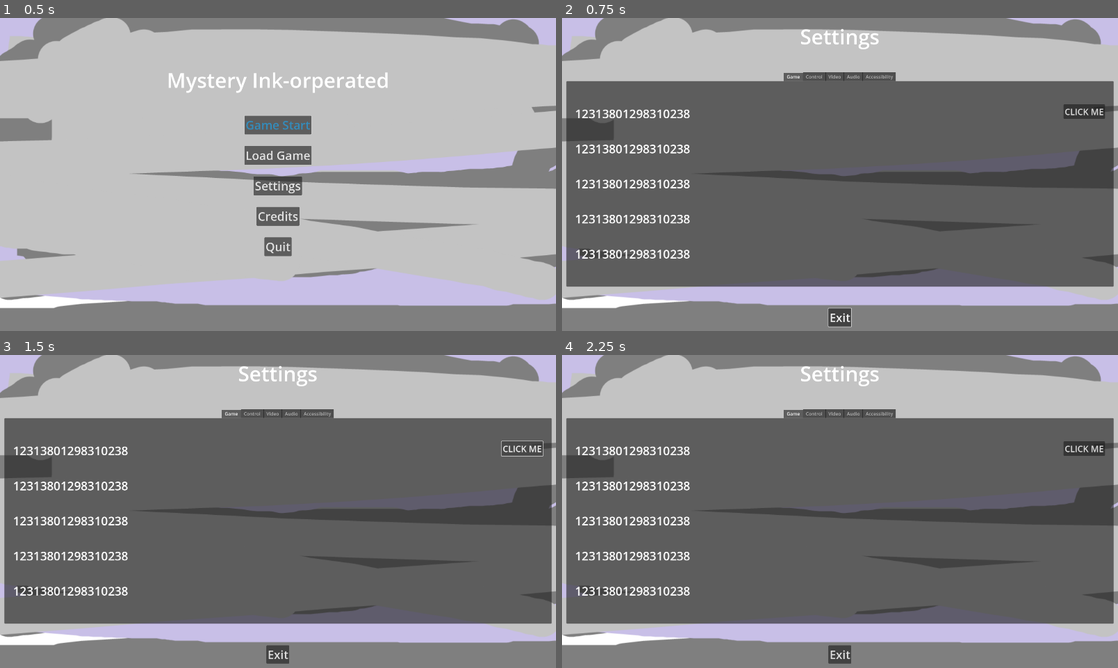
Above: before the commit, frames 1-4 (two rows, left to right).
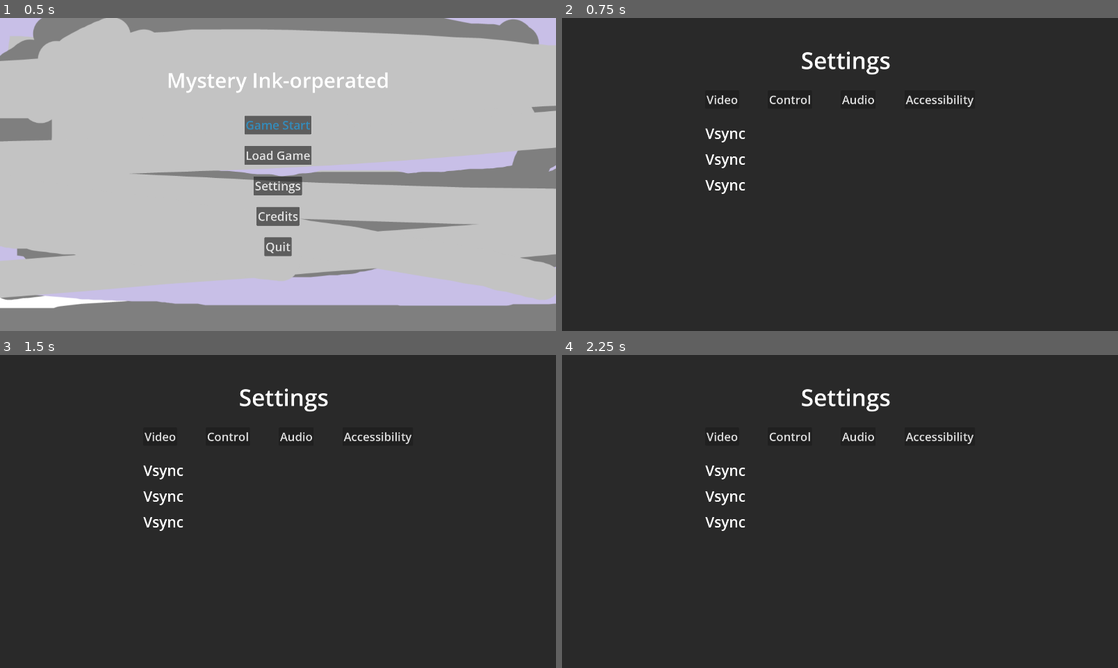
Above: after the commit, the same moments.

Repository: GDYUClub/term-project-w25
Game: Godot game, scene res://src/main/main_menu.tscn
Two runs of this game, one before a commit and one after it. Both use one fixed random seed, a clock stepped at 60 frames per second and the inputs below.
Inputs (mouse positions are in pixels of both pictures, inside the frame that each line leads up to):
- Up to frame 1 (0.5 s): no input
- Up to frame 2 (0.75 s): click "Settings" at 0.5 s
- Up to frame 3 (1.5 s): click (522, 448) at 1.25 s, where only the run before the commit has a clickable "CLICK ME"
- Up to frame 4 (2.25 s): click (840, 552) at 2 s, where only the run after the commit has a clickable "Credits"

Frame 1 is identical in both runs. In frame 2, 100% of the frame differs, in the area x 0-100%, y 0-100%; in frame 3, 100%; in frame 4, 100%.

Commit message:
Removal of tab Table
Removed Tab Table: for better control and easier implementation of keybind window.

Known Bugs/Not Finished:
1. Keyboard Nav hasn't been implemented
2. Credit menu still using tab table
3. Keyboard Nav can be buggy at times (selecting an button that doesn't exist, forcing user to click tab again)
4. Naming of nodes are unfinished, and files might be named wrong
5. Code isn't formatted completely

Diff:
--- a/src/main/main_menu.tscn
+++ b/src/main/main_menu.tscn
@@ -135,3 +135,156 @@
 [node name="CreditsMenu" parent="." instance=ExtResource("4_7gfv7")]
 visible = false
 layout_mode = 1
+
+[node name="SettingMenuv2" type="Popup" parent="."]
+size = Vector2i(1920, 1080)
+min_size = Vector2i(1920, 1080)
+max_size = Vector2i(1920, 1080)
+
+[node name="ColorRect" type="ColorRect" parent="SettingMenuv2"]
+anchors_preset = 15
+anchor_right = 1.0
+anchor_bottom = 1.0
+offset_right = 900.0
+offset_bottom = 900.0
+grow_horizontal = 2
+grow_vertical = 2
+color = Color(0.162066, 0.162066, 0.162066, 1)
+metadata/_edit_use_anchors_ = true
+
+[node name="Label" type="Label" parent="SettingMenuv2"]
+anchors_preset = 15
+anchor_right = 1.0
+anchor_bottom = 1.0
+offset_left = 825.0
+offset_top = 90.0
+offset_right = 825.0
+offset_bottom = 90.0
+grow_horizontal = 2
+grow_vertical = 2
+size_flags_horizontal = 4
+theme_override_font_sizes/font_size = 80
+text = "Settings"
+
+[node name="SettingMenu" type="VBoxContainer" parent="SettingMenuv2"]
+anchors_preset = 5
+anchor_left = 0.5
+anchor_right = 0.5
+offset_left = -360.5
+offset_top = 250.0
+offset_right = 360.5
+offset_bottom = 313.0
+grow_horizontal = 2
+theme_override_constants/separation = 50
+
+[node name="ButtonBox" type="HBoxContainer" parent="SettingMenuv2/SettingMenu"]
+layout_mode = 2
+size_flags_horizontal = 4
+size_flags_vertical = 0
+theme_override_constants/separation = 100
+
+[node name="Video" type="Button" parent="SettingMenuv2/SettingMenu/ButtonBox"]
+layout_mode = 2
+theme_override_font_sizes/font_size = 40
+text = "Video
+"
+
+[node name="Control" type="Button" parent="SettingMenuv2/SettingMenu/ButtonBox"]
+layout_mode = 2
+theme_override_font_sizes/font_size = 40
+text = "Control"
+
+[node name="Audio" type="Button" parent="SettingMenuv2/SettingMenu/ButtonBox"]
+layout_mode = 2
+theme_override_font_sizes/font_size = 40
+text = "Audio
+"
+
+[node name="Accessibility" type="Button" parent="SettingMenuv2/SettingMenu/ButtonBox"]
+layout_mode = 2
+theme_override_font_sizes/font_size = 40
+text = "Accessibility"
+
+[node name="SettingContainer" type="VBoxContainer" parent="SettingMenuv2/SettingMenu"]
+layout_mode = 2
+
+[node name="VideoSetting" type="GridContainer" parent="SettingMenuv2/SettingMenu/SettingContainer"]
+layout_mode = 2
+theme_override_constants/v_separation = 20
+
+[node name="Vsync" type="Label" parent="SettingMenuv2/SettingMenu/SettingContainer/VideoSetting"]
+layout_mode = 2
+theme_override_font_sizes/font_size = 50
+text = "Vsync"
+
+[node name="Vsync2" type="Label" parent="SettingMenuv2/SettingMenu/SettingContainer/VideoSetting"]
+layout_mode = 2
+theme_override_font_sizes/font_size = 50
+text = "Vsync"
+
+[node name="Vsync3" type="Label" parent="SettingMenuv2/SettingMenu/SettingContainer/VideoSetting"]
+layout_mode = 2
+theme_override_font_sizes/font_size = 50
+text = "Vsync"
+
+[node name="ControlSetting" type="GridContainer" parent="SettingMenuv2/SettingMenu/SettingContainer"]
+visible = false
+layout_mode = 2
+theme_override_constants/v_separation = 20
+
+[node name="Vsync" type="Label" parent="SettingMenuv2/SettingMenu/SettingContainer/ControlSetting"]
+layout_mode = 2
+theme_override_font_sizes/font_size = 50
+text = "askdjalsd"
+
+[node name="Vsync2" type="Label" parent="SettingMenuv2/SettingMenu/SettingContainer/ControlSetting"]
+layout_mode = 2
+theme_override_font_sizes/font_size = 50
+text = "Vsyncasdkmanslkdj"
+
+[node name="Vsync3" type="Label" parent="SettingMenuv2/SettingMenu/SettingContainer/ControlSetting"]
+layout_mode = 2
+theme_override_font_sizes/font_size = 50
+text = "Vsyncaskdjalskdjalsjdas"
+
+[node name="AudioSetting" type="GridContainer" parent="SettingMenuv2/SettingMenu/SettingContainer"]
+visible = false
+layout_mode = 2
+theme_override_constants/v_separation = 20
+
+[node name="Vsync" type="Label" parent="SettingMenuv2/SettingMenu/SettingContainer/AudioSetting"]
+layout_mode = 2
+theme_override_font_sizes/font_size = 50
+text = "Volume"
+
+[node name="Vsync2" type="Label" parent="SettingMenuv2/SettingMenu/SettingContainer/AudioSetting"]
+layout_mode = 2
+theme_override_font_sizes/font_size = 50
+text = "Master Volume"
+
+[node name="Vsync3" type="Label" parent="SettingMenuv2/SettingMenu/SettingContainer/AudioSetting"]
+layout_mode = 2
+theme_override_font_sizes/font_size = 50
+text = "Random Volume
+"
+
+[node name="AcessibilitySetting" type="GridContainer" parent="SettingMenuv2/SettingMenu/SettingContainer"]
+visible = false
+layout_mode = 2
+theme_override_constants/v_separation = 20
+
+[node name="Vsync" type="Label" parent="SettingMenuv2/SettingMenu/SettingContainer/AcessibilitySetting"]
+layout_mode = 2
+theme_override_font_sizes/font_size = 50
+text = "Colour Blindness"
+
+[node name="Vsync2" type="Label" parent="SettingMenuv2/SettingMenu/SettingContainer/AcessibilitySetting"]
+layout_mode = 2
+theme_override_font_sizes/font_size = 50
+text = "aslkhdlkajdk"
+
+[node name="Vsync3" type="Label" parent="SettingMenuv2/SettingMenu/SettingContainer/AcessibilitySetting"]
+layout_mode = 2
+theme_override_font_sizes/font_size = 50
+text = "idk
+"
--- a/src/main/main_menu_script.gd
+++ b/src/main/main_menu_script.gd
@@ -12,25 +12,40 @@
 	#levels and menus
 @onready var start_level = preload("res://src/main/main.tscn") # preload the main scene and stor in memory
 @onready var main_menu_margin_container = $MainMenu as MarginContainer
-@onready var setting_menu = $SettingMenu as SettingMenuScreen
 @onready var credits_menu = $CreditsMenu as CreditsMenuScreen
 
 
+	#setting Menu
+@onready var setting_menu = $SettingMenuv2
+@onready var video_setting = $SettingMenuv2/SettingMenu/SettingContainer/VideoSetting
+@onready var control_setting = $SettingMenuv2/SettingMenu/SettingContainer/ControlSetting
+@onready var audio_setting = $SettingMenuv2/SettingMenu/SettingContainer/AudioSetting
+@onready var acessbility_setting = $SettingMenuv2/SettingMenu/SettingContainer/AcessibilitySetting
+@onready var video_button = $SettingMenuv2/SettingMenu/ButtonBox/Video
+@onready var control_button = $SettingMenuv2/SettingMenu/ButtonBox/Control
+@onready var audio_button = $SettingMenuv2/SettingMenu/ButtonBox/Audio
+@onready var acessibility_button = $SettingMenuv2/SettingMenu/ButtonBox/Accessibility
+
+
+
+# HANDLE CONNECTION
 func _ready():
 	$MainMenu/ButtonBox/VerticalButtonBox/GameStartButton.grab_focus()
 	handle_connecting_signals()
 
-func on_setting_down() -> void:
-	main_menu_margin_container.visible = false;
-	setting_menu.set_process(true)
-	setting_menu.visible = true;
-	$SettingMenu/SettingMenuMargin/SettingTitleBox/QuitButton.grab_focus()
+func handle_connecting_signals() -> void:
+	start_button.button_down.connect(on_start_down)
+	setting_button.button_down.connect(on_setting_down)
+	credits_button.button_down.connect(on_credits_down)
+	quit_button.button_down.connect(on_quit_down)
+	credits_menu.quit_credits_menu	.connect(on_quit_credits_menu)
+	#setting
+	video_button.button_down.connect(_on_video_setting_pressed)
+	control_button.button_down.connect(_on_control_setting_pressed)
+	audio_button.button_down.connect(_on_audio_setting_pressed)
+	acessibility_button.button_down.connect(_on_acessibility_setting_pressed)
 
-func on_credits_down() -> void:
-	main_menu_margin_container.visible = false;
-	credits_menu.set_process(true)
-	credits_menu.visible = true;
-	$CreditsMenu/CreditsMenuMargin/CreditsTitleBox/QuitButton.grab_focus()
+
 
 func on_start_down() -> void:
 	get_tree().change_scene_to_packed(start_level)
@@ -38,20 +53,45 @@
 func on_quit_down() -> void:
 	get_tree().quit()
 
+
+
+## ALL CREDIT MENU FUCNTION
+func on_credits_down() -> void:
+	main_menu_margin_container.visible = false;
+	credits_menu.set_process(true)
+	credits_menu.visible = true;
+	$CreditsMenu/CreditsMenuMargin/CreditsTitleBox/QuitButton.grab_focus()
+func on_quit_credits_menu() -> void:
+	main_menu_margin_container.visible = true;
+	credits_menu.visible = false;
+	$MainMenu/ButtonBox/VerticalButtonBox/CreditsButton.grab_focus()
+
+## ALL SETTING MENU FUNCTION
 func on_quit_setting_menu() -> void:
 	main_menu_margin_container.visible = true;
 	setting_menu.visible = false;
 	$MainMenu/ButtonBox/VerticalButtonBox/SettingButton.grab_focus()
 
-func on_quit_credits_menu() -> void:
-	main_menu_margin_container.visible = true;
-	credits_menu.visible = false;
-	$MainMenu/ButtonBox/VerticalButtonBox/CreditsButton.grab_focus()
+func on_setting_down() -> void:
+	setting_menu.popup_centered()
+	hide_settings()
+	video_setting.show()
 
-func handle_connecting_signals() -> void:
-	start_button.button_down.connect(on_start_down)
-	setting_button.button_down.connect(on_setting_down)
-	credits_button.button_down.connect(on_credits_down)
-	quit_button.button_down.connect(on_quit_down)
-	setting_menu.quit_setting_menu	.connect(on_quit_setting_menu)
-	credits_menu.quit_credits_menu	.connect(on_quit_credits_menu)
+func hide_settings():
+	video_setting.hide()
+	audio_setting.hide()
+	control_setting.hide()
+	acessbility_setting.hide()
+
+func _on_video_setting_pressed():
+	hide_settings()
+	video_setting.show()
+func _on_control_setting_pressed():
+	hide_settings()
+	control_setting.show()
+func _on_audio_setting_pressed():
+	hide_settings()
+	audio_setting.show()
+func _on_acessibility_setting_pressed():
+	hide_settings()
+	acessbility_setting.show()
